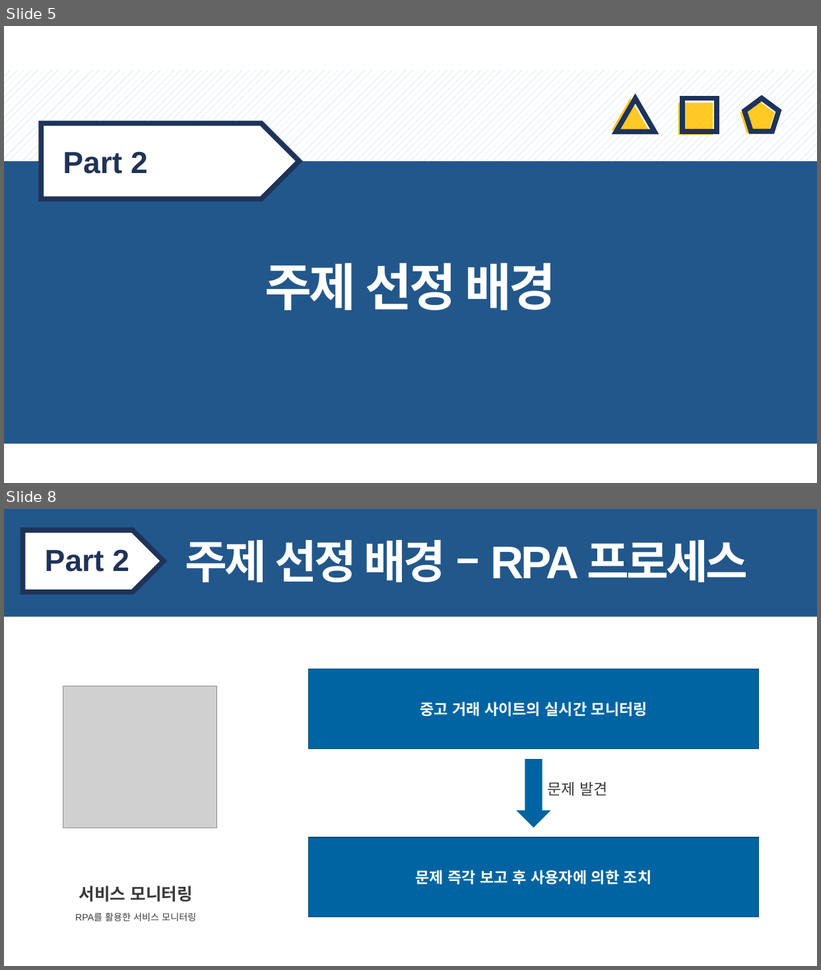
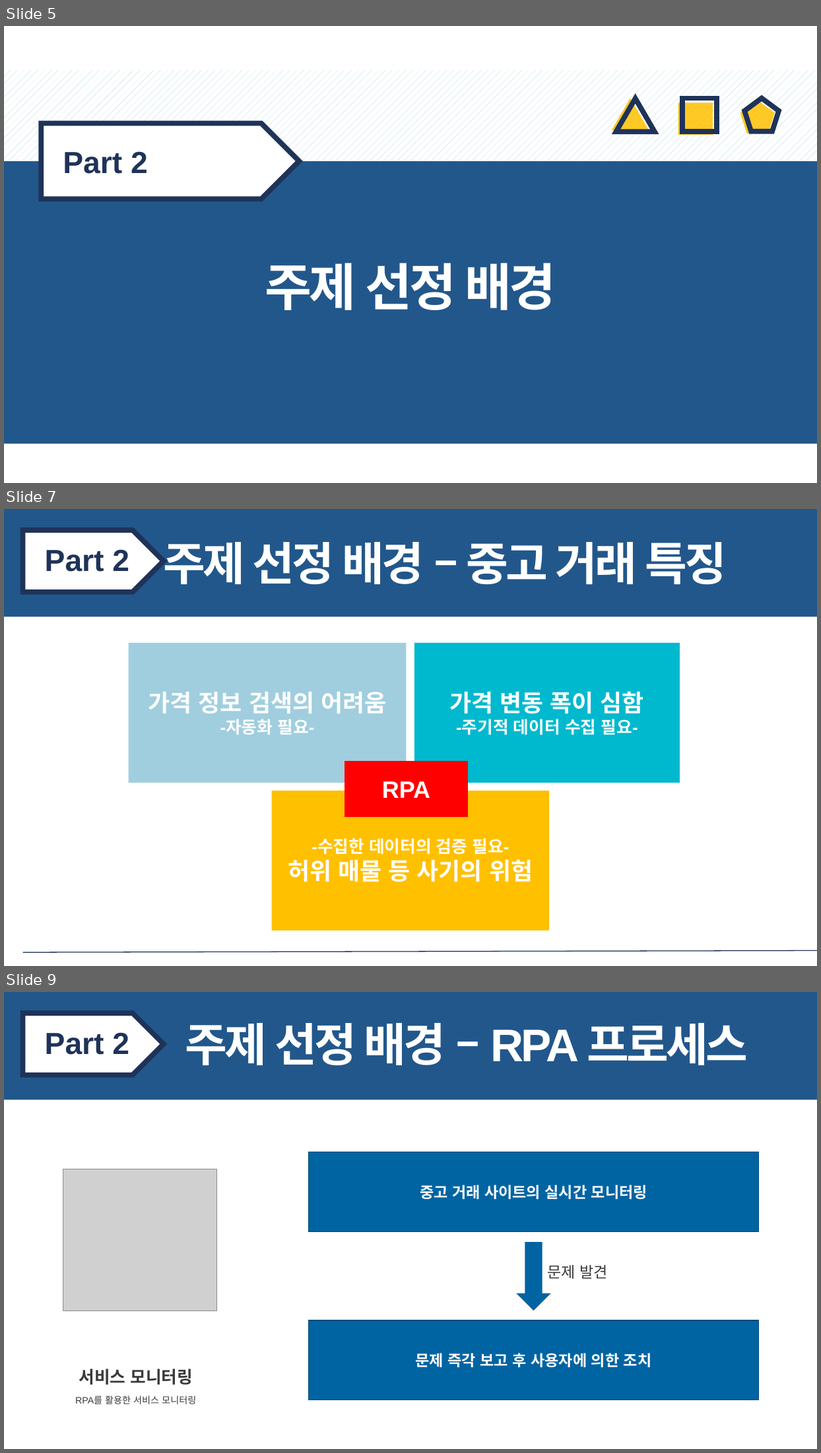
Before and after one commit to CSID-DGU/2019-2-ESCD-Yanghwa, a slide deck: 발표자료 및 보고서/프로젝트 진행계획 발표자료(양화대교).pptx. Shown one above the other, each under a label of ours: slides 5 and 8 before the commit, slides 5, 7 and 9 after it; the slides between them are not shown. The pictures are 821x970 and 821x1453 pixels, drawn with LibreOffice and Linux fonts; fonts in the diff are those of the drawing; grey boxes stand for pictures; background and template pictures are left out. Boxes give left, top, right and bottom in pixels: in the first picture for what was removed or moved away, otherwise in the second. Text is boxed around its words. In the diff, an @@ line names an element or a change of style, - is before the commit and + after.

```diff
--- a/발표자료 및 보고서/프로젝트 진행계획 발표자료(양화대교).pptx
+++ b/발표자료 및 보고서/프로젝트 진행계획 발표자료(양화대교).pptx
@@ slide 7 added at box(4, 509, 817, 966), background #FFFFFF @@
@@ rectangle added at box(4, 509, 817, 617), fill #22578B @@
@@ pentagon arrow added at box(23, 530, 164, 593), fill #FFFFFF, outline #1F3359 6 pt @@
@@ text added at box(164, 542, 727, 585), 54 pt, text #FFFFFF, bold @@
+주제 선정 배경 – 중고 거래 특징
@@ text added at box(45, 549, 129, 572), 36 pt, text #1F3359, bold @@
+Part 2
@@ rectangle added at box(129, 643, 406, 783), fill #A0CEDE, 28 pt, text #FFFFFF, bold @@
+가격 정보 검색의 어려움
+-자동화 필요-
@@ rectangle added at box(415, 643, 680, 783), fill #00B9CE, 20 pt, text #FFFFFF, bold @@
+가격 변동 폭이 심함
+-주기적 데이터 수집 필요-
@@ rectangle added at box(345, 762, 467, 817), fill #FF0000, outline #FF0000 1 pt, 28 pt, text #FFFFFF, bold @@
+RPA
@@ rectangle added at box(272, 791, 549, 931), fill #FFC000, 20 pt, text #FFFFFF, bold @@
+-수집한 데이터의 검증 필요-
+허위 매물 등 사기의 위험
@@ line added from (23, 953) to (817, 951), #1F3359 1 pt @@
@@ what was slide 8 is now slide 9 @@
```
Also in this commit, not shown: 6 slides changed.
